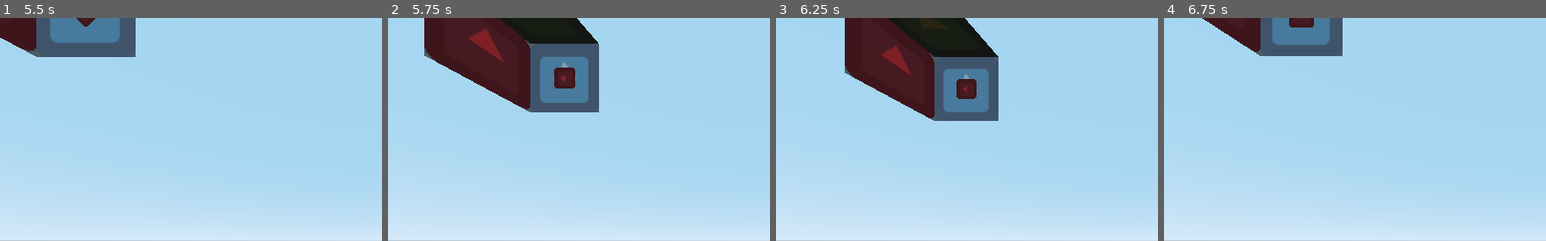
Above: before the commit, frames 1-4 (left to right).
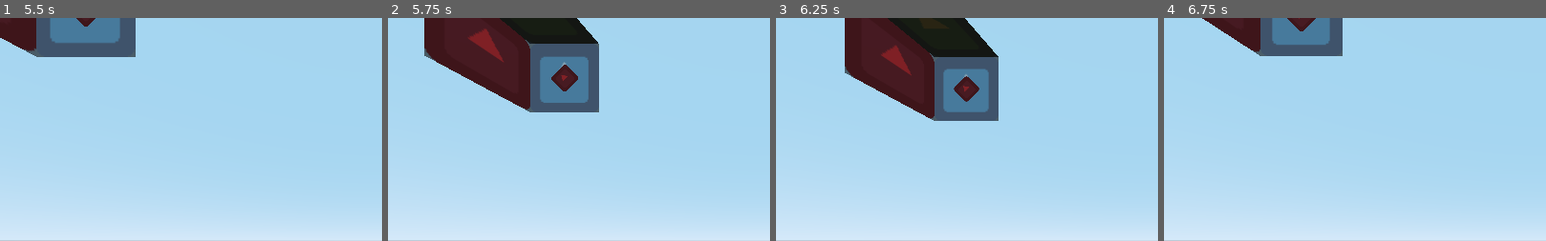
Above: after the commit, the same moments.

Repository: bemain/game-jam-2022w8
Game: Godot game, scene res://World.tscn
Same seed, same stepped clock (60 frames per second), same inputs: the game is played once before the commit and once after it. The engine's default icon, where the game draws it, is replaced by a stand-in: a white triangle on a blue panel in a dark square.
Inputs (mouse positions are % of the whole screen's width and height, from its top left):
- Up to frame 1 (5.5 s): tap Enter at 0.5, 2, 3.5 s; move the mouse to (72, 45) at 0.52 s; hold D 0.53-1.25 s; tap Q every 1.5 s from 0.6 to 5.1 s; click (72, 45) at 0.67 s; tap Space at 1.25, 2.75, 4.25 s; drag from (30, 55) to (45, 70) at 1.27 s; move the mouse to (60, 28) at 2.02 s; hold D 2.03-2.75 s; drag from (45, 70) to (20, 35) at 2.77 s; move the mouse to (80, 65) at 3.52 s; hold A 3.53-4.25 s; drag from (20, 35) to (35, 25) at 4.27 s; move the mouse to (55, 50) at 5.02 s; hold S from 5.03 s (still down); click (55, 50) at 5.17 s
- Up to frame 2 (5.75 s): keep holding S
- Up to frame 3 (6.25 s): release S at 5.75 s; drag from (35, 25) to (30, 55) at 5.77 s
- Up to frame 4 (6.75 s): move the mouse to (72, 45) at 6.52 s; hold W from 6.53 s (still down); tap Q at 6.6 s
The pictures show only the part of the screen within x 0-50%, y 0-50%; the shares and areas given below are measured in that part.

Frame 1 is identical in both runs. In frame 2, 0.2% of the frame differs, in the area x 42-50%, y 20-33%; in frame 3, 0.2%; in frame 4, 0.1%.

Commit message:
Convert walls and ceiling to 3d using new Surface class

Diff:
--- /dev/null
+++ b/Surface.tscn
@@ -0,0 +1,21 @@
+[gd_scene load_steps=4 format=2]
+
+[sub_resource type="PlaneShape" id=1]
+
+[sub_resource type="SpatialMaterial" id=3]
+resource_local_to_scene = true
+
+[sub_resource type="PlaneMesh" id=2]
+resource_local_to_scene = true
+material = SubResource( 3 )
+
+[node name="Surface" type="StaticBody"]
+
+[node name="CollisionShape" type="CollisionShape" parent="."]
+shape = SubResource( 1 )
+
+[node name="MeshInstance" type="MeshInstance" parent="."]
+mesh = SubResource( 2 )
+material/0 = null
+
+[node name="Viewport" type="Viewport" parent="."]
--- a/World.gd
+++ b/World.gd
@@ -2,14 +2,12 @@
 
 
 onready var room = create_room()
+var Surface3d = preload("res://Surface.tscn")
+
 
 
 func _ready():
 	set_process_input(true)
-
-func _input(event):
-	for surface in room.get_children():
-		surface.get_node("Viewport").unhandled_input(event)
 
 func create_room():
 	var room2d = $Room
@@ -39,32 +37,24 @@
 
 
 func create_3d_object(surface):
+	# Configure surface
 	surface.get_parent().remove_child(surface)
 	surface.position = Constants.wallsize / 2 if surface.centered else Vector2.ZERO
 	surface.visible = true
-	# Create viewport
-	var viewport = Viewport.new()
-	viewport.name = "Viewport"
+	# Create Surface3d
+	var surface3d = Surface3d.instance()
+	# Configure viewport
+	var viewport = surface3d.get_node("Viewport")
 	viewport.size = Constants.wallsize
 	viewport.set_clear_mode(Viewport.CLEAR_MODE_ONLY_NEXT_FRAME)
 	viewport.physics_object_picking = true
 	viewport.add_child(surface)
-	# Create mesh
-	var mesh_instance = MeshInstance.new()
-	var plane_mesh = PlaneMesh.new()
-	var material = SpatialMaterial.new()
-	material.albedo_texture = viewport.get_texture()
-	plane_mesh.size = viewport.size / viewport.size.x
-	plane_mesh.material = material
-	mesh_instance.name = "MeshInstance"
-	mesh_instance.mesh = plane_mesh
-	# Create StaticBody
-	var static_body = StaticBody.new()
-	var collision_shape = CollisionShape.new()
-	collision_shape.name = "CollisionShape"
-	collision_shape.shape = plane_mesh.create_trimesh_shape()
-	static_body.add_child(collision_shape)
-	static_body.add_child(viewport)
-	static_body.add_child(mesh_instance)
+	# Configure MeshInstnace
+	var mesh_instance = surface3d.get_node("MeshInstance")
+	mesh_instance.mesh.material.albedo_texture = viewport.get_texture()
+	mesh_instance.mesh.size = viewport.size / viewport.size.y
+	# Configure CollisionShape
+	var collision_shape = surface3d.get_node("CollisionShape")
+	collision_shape.shape = mesh_instance.mesh.create_trimesh_shape()
 
-	return static_body
+	return surface3d
